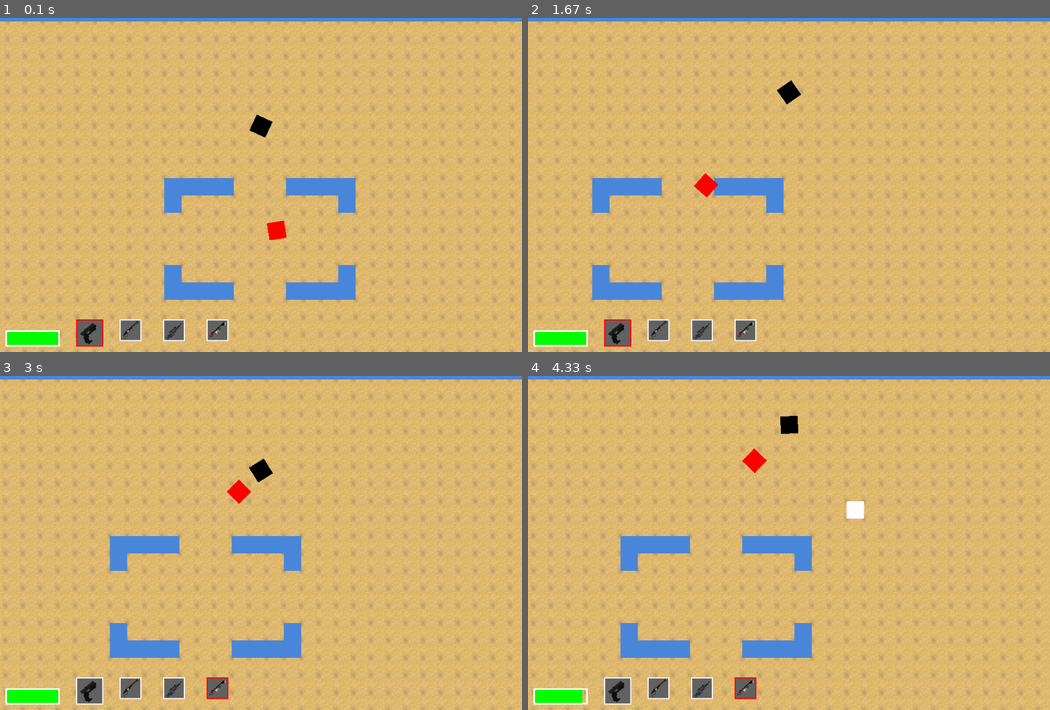
Above: before the commit, frames 1-4 (two rows, left to right).
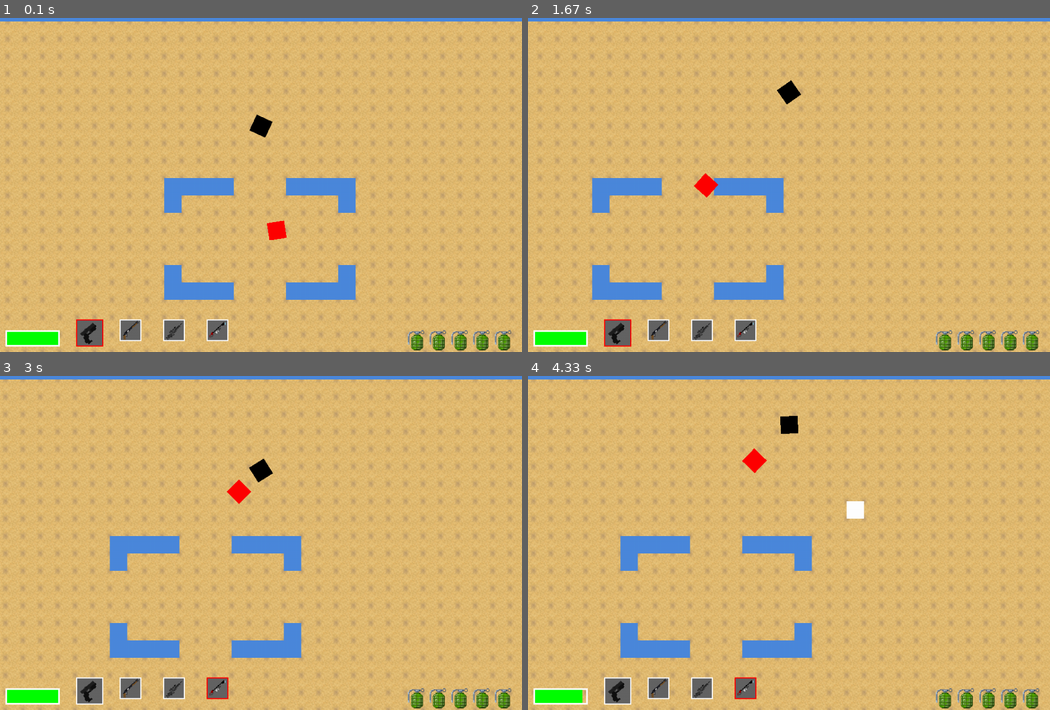
Above: after the commit, the same moments.

Repository: kangshwan/coop_pygame
Game: pygame game, started from main.py
Two runs of this game, one before a commit and one after it. Both use one fixed random seed, a clock stepped at 60 frames per second and the inputs below.
Inputs (mouse positions are in pixels of both pictures, inside the frame that each line leads up to):
- Up to frame 1 (0.1 s): no input
- Up to frame 2 (1.67 s): hold D 0.33-0.8 s; move the mouse to (768, 195) at 0.37 s; hold W 0.83-1.13 s; move the mouse to (956, 168) at 0.87 s; hold D 1.17-1.63 s; move the mouse to (663, 181) at 1.2 s
- Up to frame 3 (3 s): hold A 1.67-2.2 s; move the mouse to (99, 482) at 1.7 s; tap 2 at 1.82 s; hold S 2.23-2.53 s; move the mouse to (339, 412) at 2.27 s; tap 3 at 2.38 s; hold A 2.57-2.97 s; move the mouse to (323, 566) at 2.6 s; tap 4 at 2.72 s
- Up to frame 4 (4.33 s): hold W 3-3.37 s; move the mouse to (799, 419) at 3.03 s; tap 2 at 3.15 s; hold D 3.4-4.03 s; move the mouse to (601, 526) at 3.43 s; tap 3 at 3.55 s; hold S from 4.07 s (still down); move the mouse to (794, 573) at 4.1 s; tap 4 at 4.22 s

The runs differ from the first frame. In frame 1, 0.7% of the frame differs, in the area x 78-98%, y 93-100%; in frame 2, 0.7%; in frame 3, 0.7%; in frame 4, 0.7%.

Commit message:
added generade count

Diff:
--- a/hud.py
+++ b/hud.py
@@ -53,24 +53,18 @@
     BAR_HEIGHT = 50
     image = 0
     rotated = 0
+    game_folder = path.dirname(__file__)
+    img_folder = path.join(game_folder, 'Image')
     if gun_kind == 0:
-        game_folder = path.dirname(__file__)
-        img_folder = path.join(game_folder, 'Image')
         image = pg.image.load(path.join(img_folder, WEAPON_IMGS[gun_kind])).convert_alpha()
         rotated = pg.transform.scale(pg.transform.rotate(image, 40),(48, 48))
     if gun_kind == 1:
-        game_folder = path.dirname(__file__)
-        img_folder = path.join(game_folder, 'Image')
         image = pg.image.load(path.join(img_folder, WEAPON_IMGS[gun_kind])).convert_alpha()
         rotated = pg.transform.scale(pg.transform.rotate(image, 40),(48, 48))
     if gun_kind == 2:
-        game_folder = path.dirname(__file__)
-        img_folder = path.join(game_folder, 'Image')
         image = pg.image.load(path.join(img_folder, WEAPON_IMGS[gun_kind])).convert_alpha()
         rotated = pg.transform.scale(pg.transform.rotate(image, 40),(48, 48))
     if gun_kind == 3:
-        game_folder = path.dirname(__file__)
-        img_folder = path.join(game_folder, 'Image')
         image = pg.image.load(path.join(img_folder, WEAPON_IMGS[gun_kind])).convert_alpha()
         rotated = pg.transform.scale(pg.transform.rotate(image, 40),(48, 48))
 
@@ -94,8 +88,12 @@
 
 def draw_grenade_list(surf, grenade_left):
     for idx in range(grenade_left):
-        print(idx)
-        #draw_grenade(surf, )
+        draw_grenade(surf, WIDTH - 50 - (idx*40), HEIGHT-40)
     pass
 def draw_grenade(surf, x, y):
+    game_folder = path.dirname(__file__)
+    img_folder = path.join(game_folder, 'Image')
+    image = pg.transform.scale(pg.image.load(path.join(img_folder, GRENADE_IMG)).convert_alpha(),(30, 37))
+
+    surf.blit(image, (x, y))
     pass
--- a/setting.py
+++ b/setting.py
@@ -97,3 +97,4 @@
 WEAPON_IMGS.append('shotgun.png')#shotgun image
 WEAPON_IMGS.append('sniper_2.png')#sniper image
 WEAPON_IMGS.append('flamethrower.png')#flamethrower image
+GRENADE_IMG = 'grenade.png'
Binary file added: Image/grenade.png
